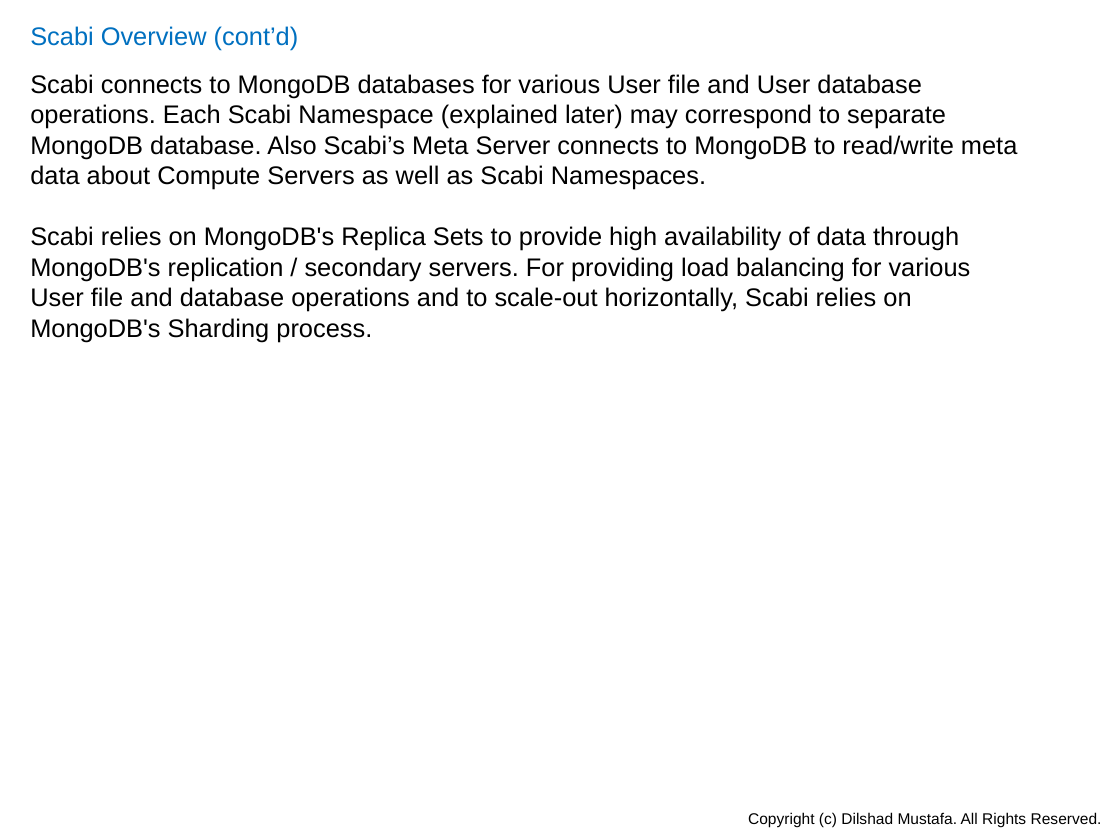
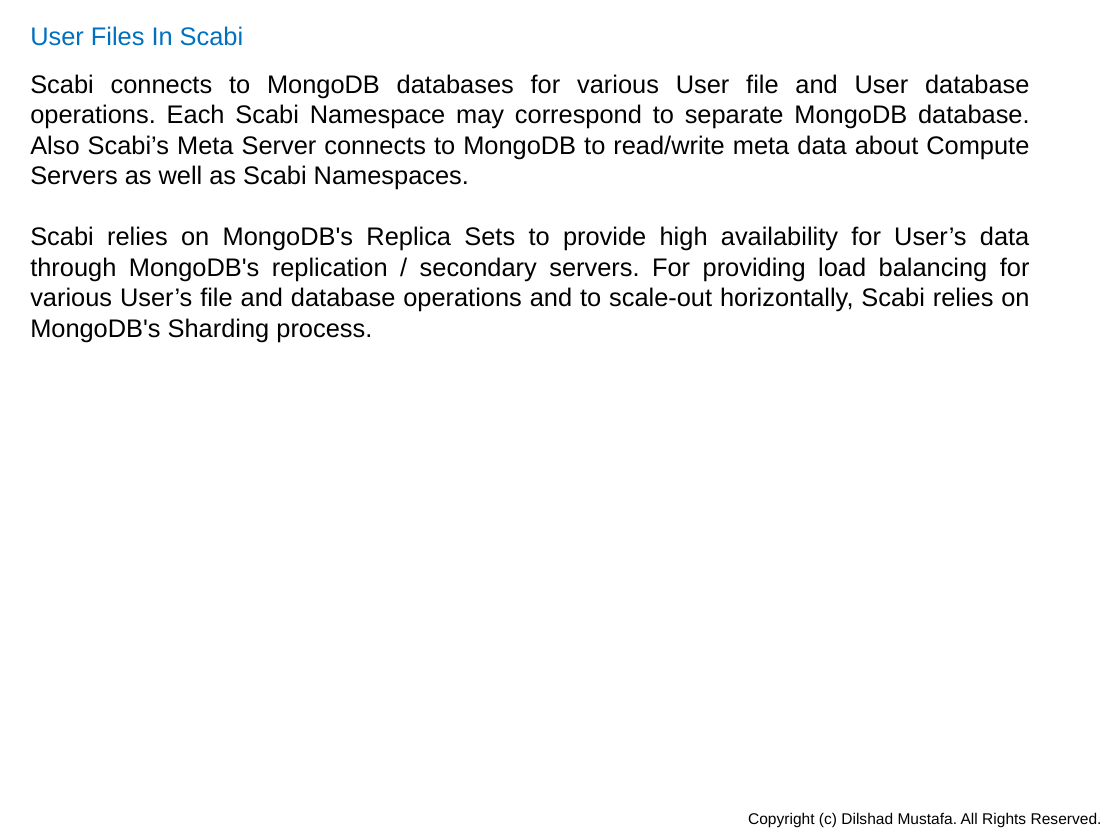
Before and after one commit to dilshadmustafa/scabi, a slide deck: slide 32 of Documentation/Scabi.pptx (slide 4 before the commit). Drawn at 1120x840 pixels with LibreOffice and Linux fonts; fonts in the diff are those of the drawing. Boxes give left, top, right and bottom in pixels: in the first picture for what was removed or moved away, otherwise in the second. Text is boxed around its words. In the diff, an @@ line names an element or a change of style, - is before the commit and + after.

```diff
--- a/Documentation/Scabi.pptx
+++ b/Documentation/Scabi.pptx
@@ text removed at [30, 26, 299, 51] @@
-Scabi Overview (cont’d)
@@ text added at [30, 26, 243, 46], 18 pt, text #0070C0 @@
+User Files In Scabi
@@ text at [30, 74, 1030, 342]: text changed @@
-Scabi connects to MongoDB databases for various User file and User database operations. Each Scabi Namespace (explained later) may correspond to separate MongoDB database. Also Scabi’s Meta Server connects to MongoDB to read/write meta data about Compute Servers as well as Scabi Namespaces.
-Scabi relies on MongoDB's Replica Sets to provide high availability of data through MongoDB's replication / secondary servers. For providing load balancing for various User file and database operations and to scale-out horizontally, Scabi relies on MongoDB's Sharding process.
+Scabi connects to MongoDB databases for various User file and User database operations. Each Scabi Namespace may correspond to separate MongoDB database. Also Scabi’s Meta Server connects to MongoDB to read/write meta data about Compute Servers as well as Scabi Namespaces.
+Scabi relies on MongoDB's Replica Sets to provide high availability for User’s data through MongoDB's replication / secondary servers. For providing load balancing for various User’s file and database operations and to scale-out horizontally, Scabi relies on MongoDB's Sharding process.
```
Also in this commit, not shown: 36 other slides changed, 7 slides added.
